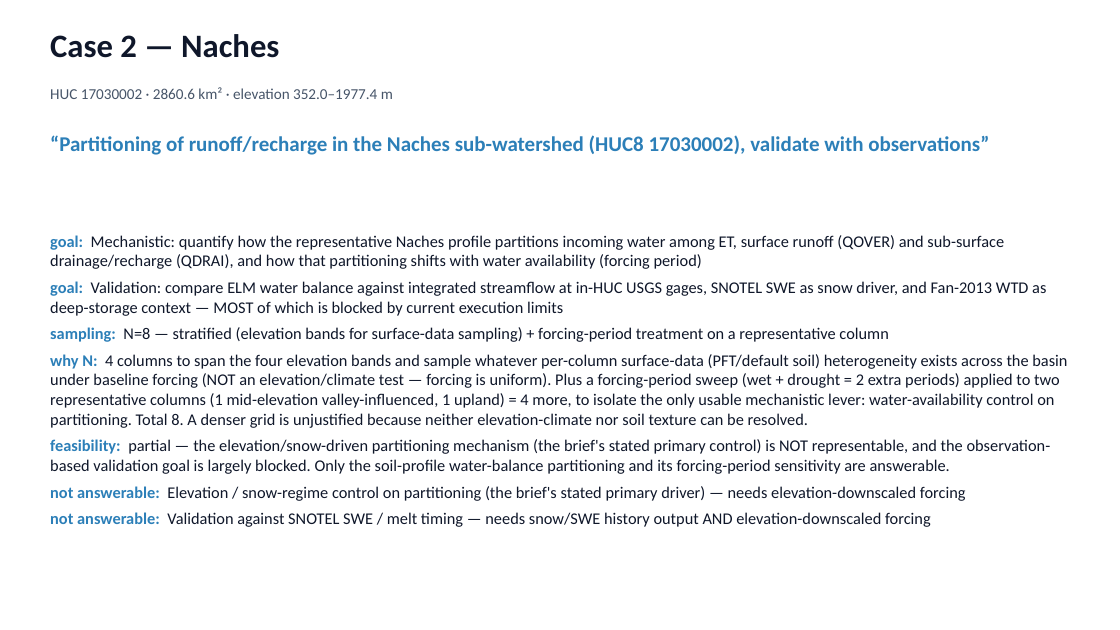
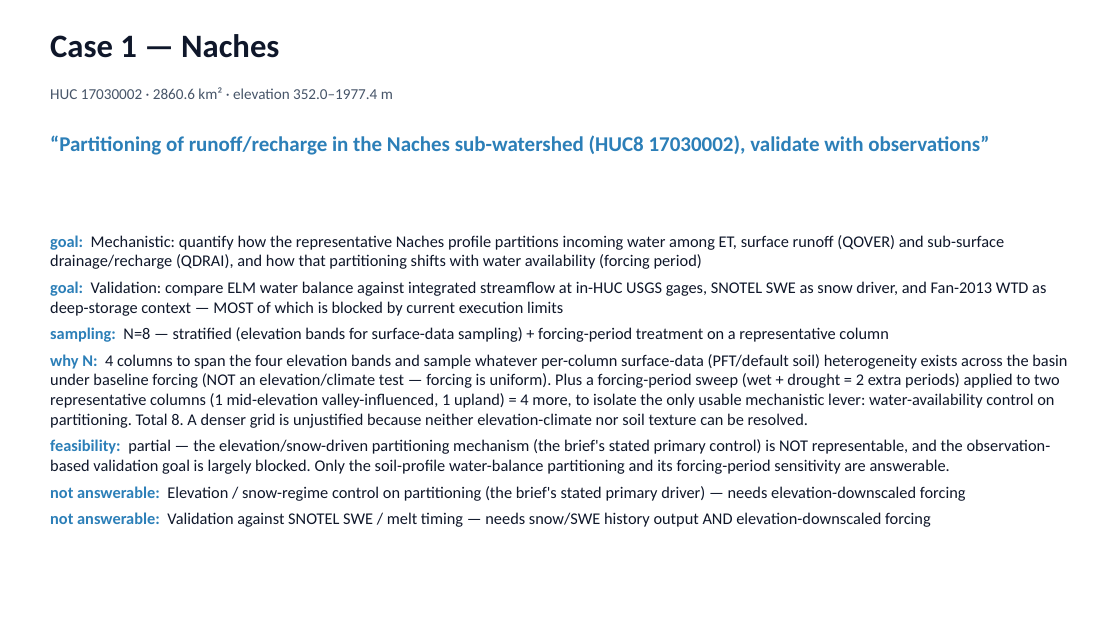
Before and after one commit to hoangtv1899/multi-agent-framework, a slide deck: slide 2 of docs/slides/story_20260704.pptx (slide 7 before the commit). Drawn at 1120x630 pixels with LibreOffice and Linux fonts; fonts in the diff are those of the drawing. Boxes give left, top, right and bottom in pixels: in the first picture for what was removed or moved away, otherwise in the second. Text is boxed around its words. In the diff, an @@ line names an element or a change of style, - is before the commit and + after.

```diff
--- a/docs/slides/story_20260704.pptx
+++ b/docs/slides/story_20260704.pptx
@@ text at <box>50,34,279,58</box>: text changed @@
-Case 2 — Naches
+Case 1 — Naches
```
Also in this commit, not shown: 9 other slides changed, 6 slides added.
